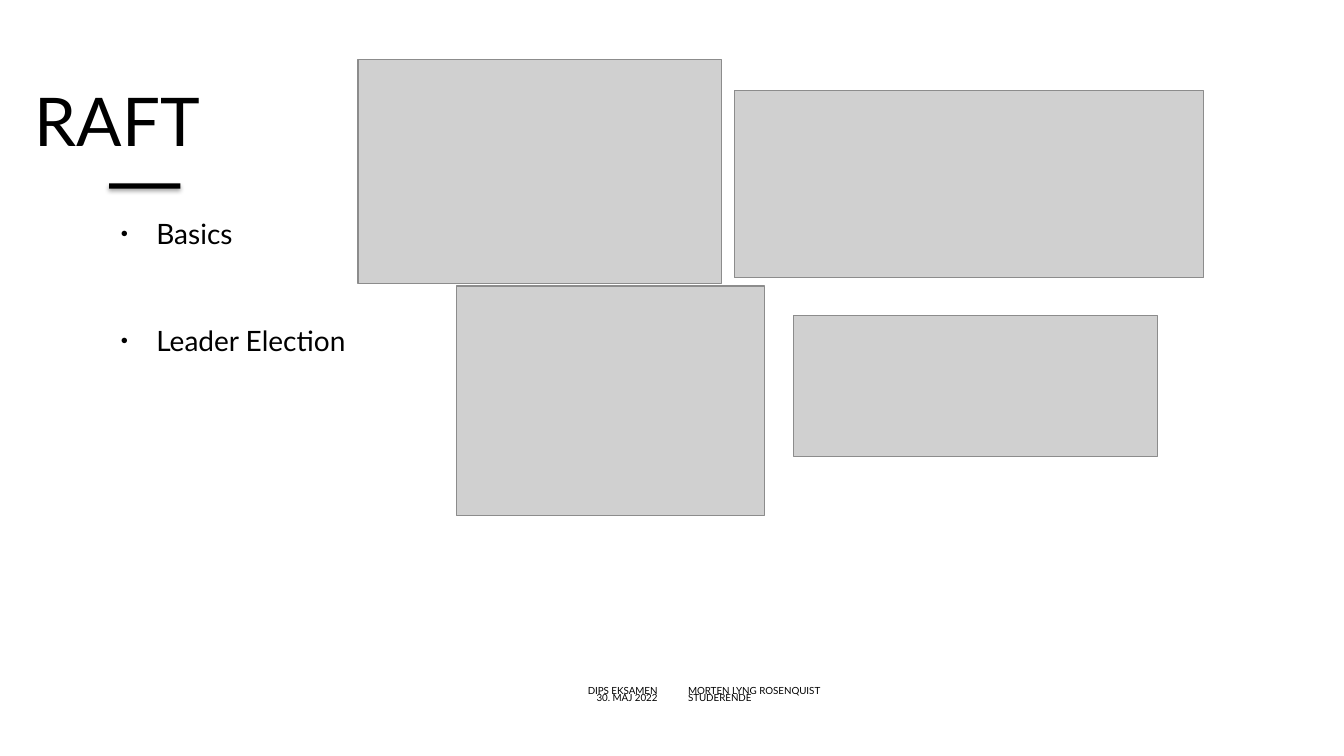
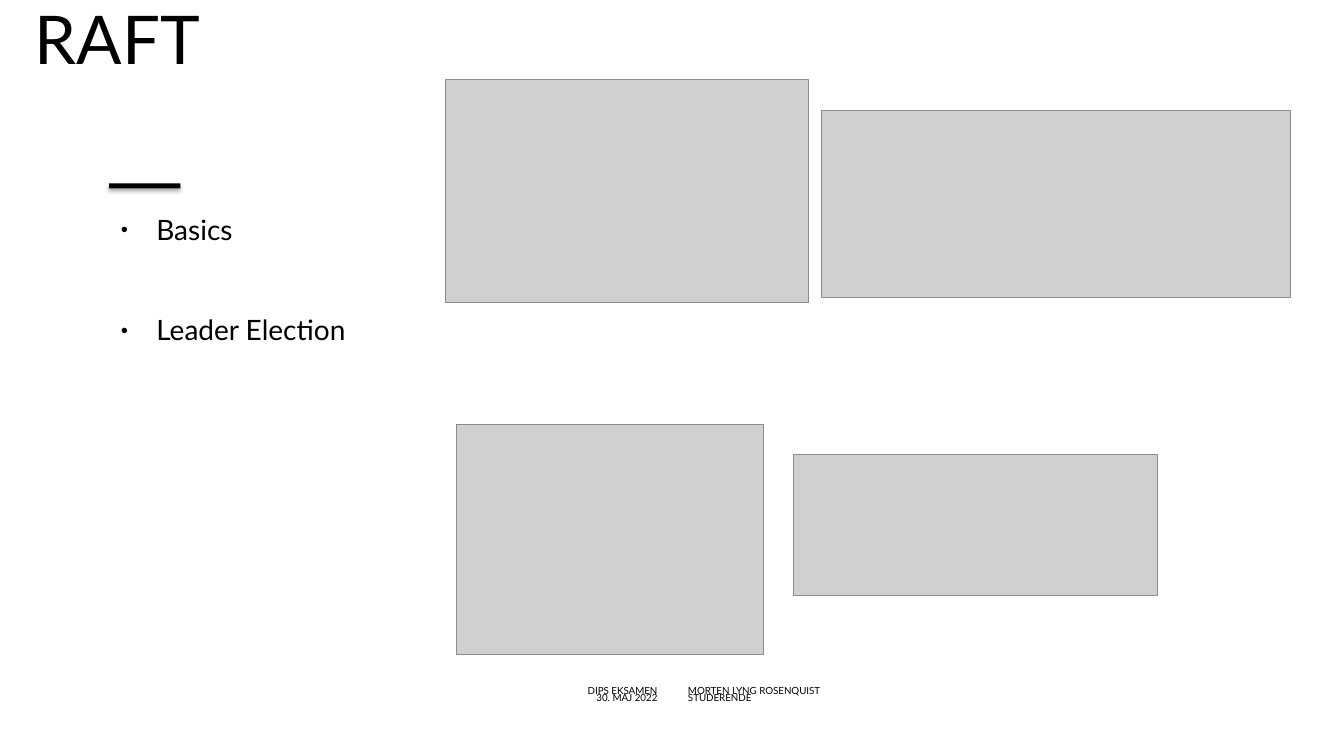
Before and after one commit to mlRosenquist/au-mlr-distributed-and-pervasive-systems, a slide deck: slide 16 of Præsentation.pptx (slide 17 before the commit). Drawn at 1344x756 pixels with LibreOffice and Linux fonts; fonts in the diff are those of the drawing; grey boxes stand for pictures; background and template pictures are left out. Boxes give left, top, right and bottom in pixels: in the first picture for what was removed or moved away, otherwise in the second. Text is boxed around its words. In the diff, an @@ line names an element or a change of style, - is before the commit and + after.

```diff
--- a/Præsentation.pptx
+++ b/Præsentation.pptx
@@ title "RAFT": place and size @@
-title "RAFT" at box(35, 98, 200, 146)
+title "RAFT" at box(35, 16, 200, 64)
@@ picture: place and size @@
-picture at box(358, 59, 721, 283)
+picture at box(446, 80, 809, 303)
@@ picture: place and size @@
-picture at box(734, 91, 1204, 277)
+picture at box(822, 111, 1291, 297)
@@ text "Basics" rewrapped from box(156, 223, 346, 352) to box(156, 219, 346, 341) @@
@@ picture: place and size @@
-picture at box(457, 286, 764, 516)
+picture at box(457, 425, 764, 655)
@@ picture: place and size @@
-picture at box(793, 316, 1156, 457)
+picture at box(793, 455, 1156, 595)
```
Also in this commit, not shown: 26 other slides changed, 9 slides added, 3 slides removed, 1 other file.
